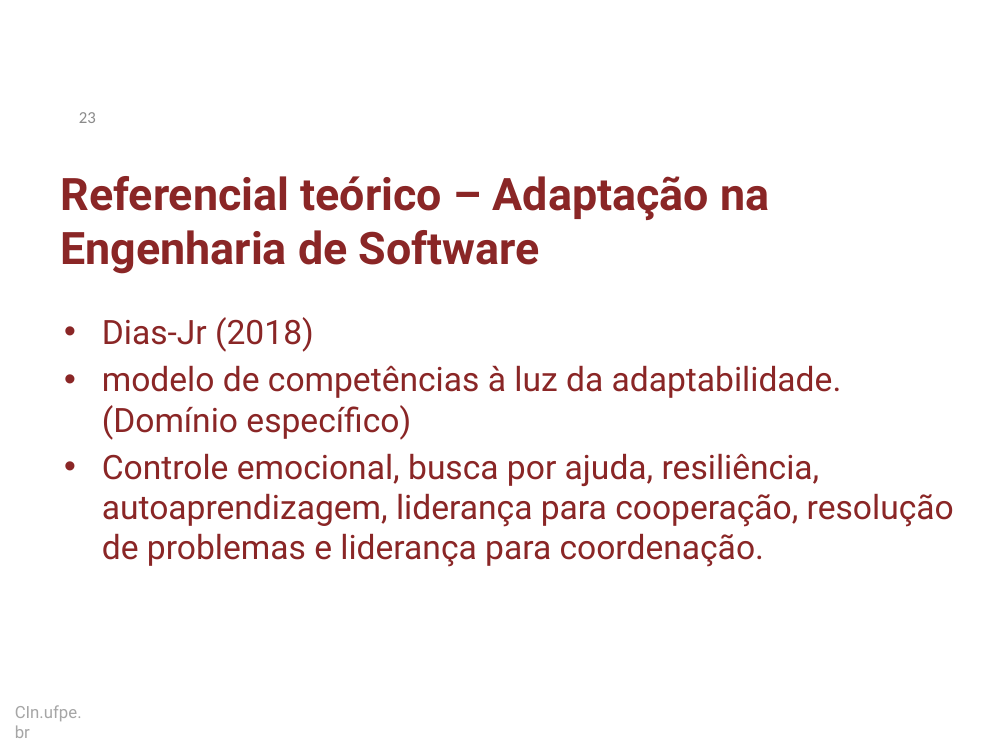
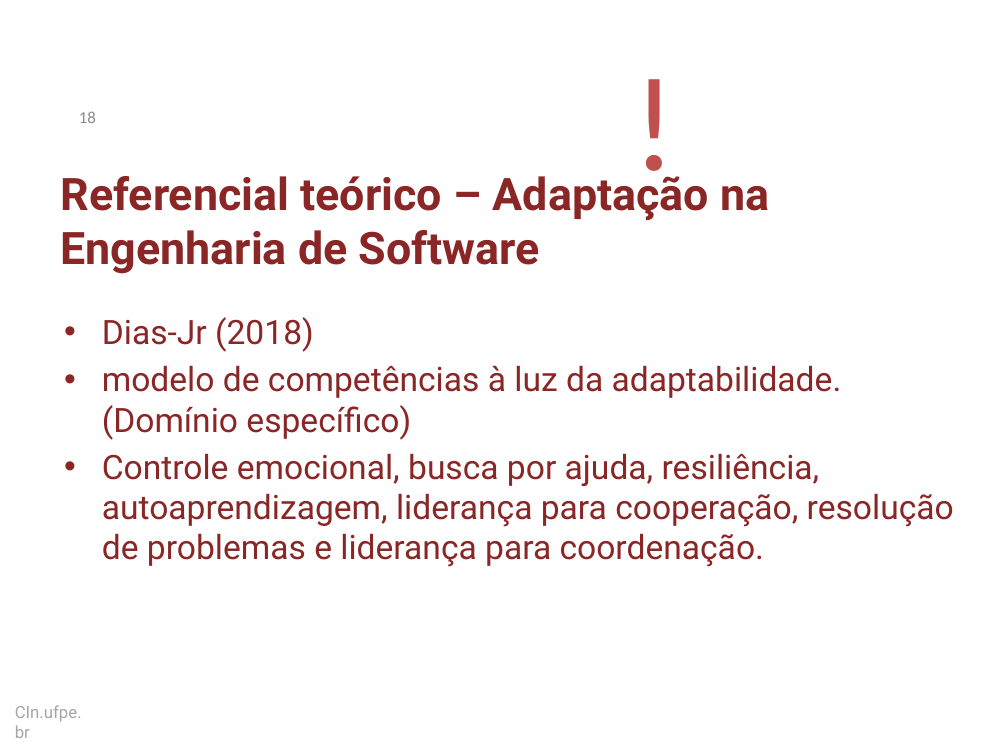
Before and after one commit to dan1lo/doutoradoR, a slide deck: slide 18 of apresentacao doutorado simplificado.pptx (slide 23 before the commit). Drawn at 1008x756 pixels with LibreOffice and Linux fonts; fonts in the diff are those of the drawing; background and template pictures are left out. Boxes give left, top, right and bottom in pixels: in the first picture for what was removed or moved away, otherwise in the second. Text is boxed around its words. In the diff, an @@ line names an element or a change of style, - is before the commit and + after.

```diff
--- a/apresentacao doutorado simplificado.pptx
+++ b/apresentacao doutorado simplificado.pptx
@@ text added at [623,31,908,205], 96 pt, text #C0504D @@
+!
@@ page number at [79,111,96,123]: text changed @@
-23
+18
```
Also in this commit, not shown: 24 other slides changed, 2 slides added, 7 slides removed.
